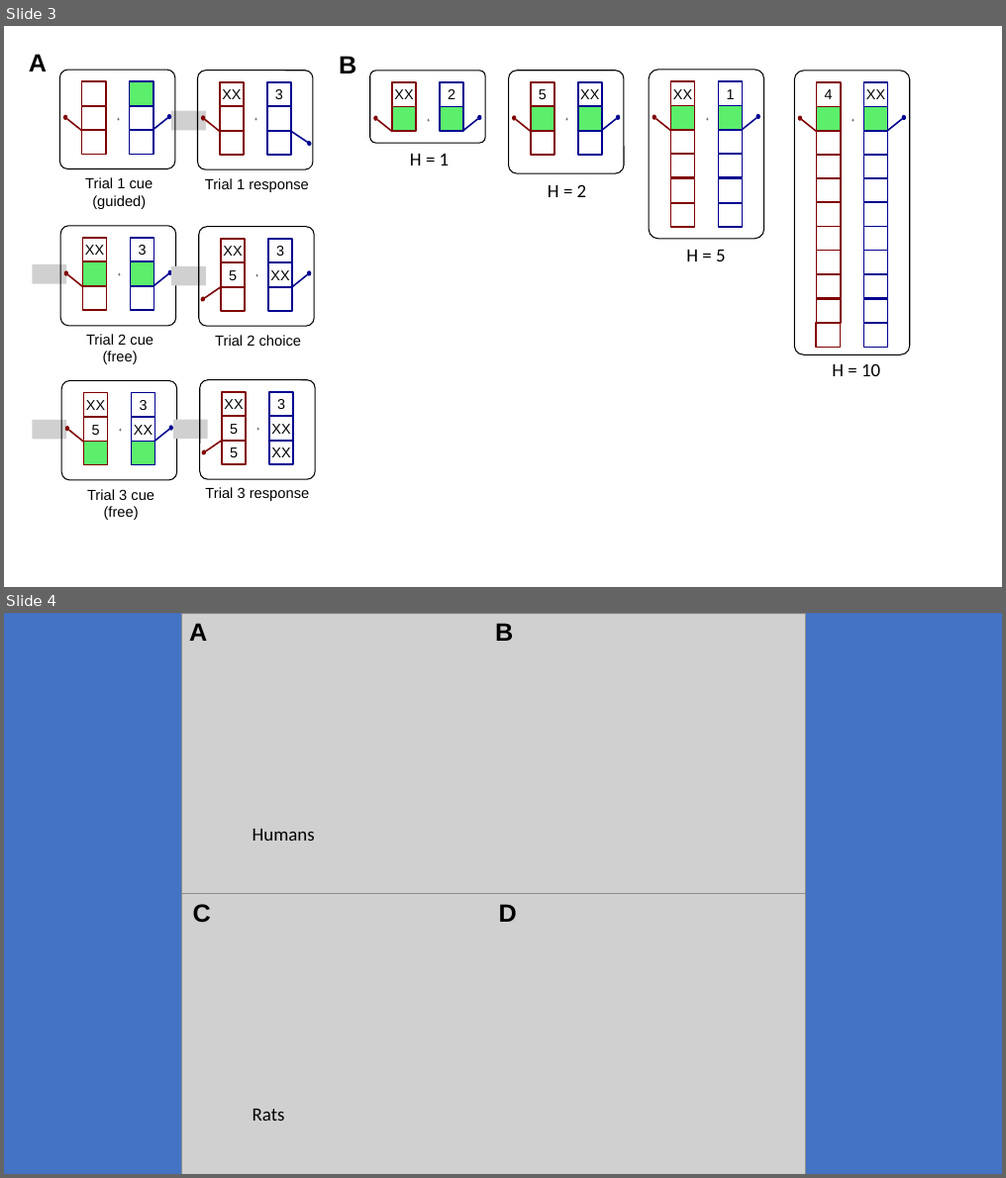
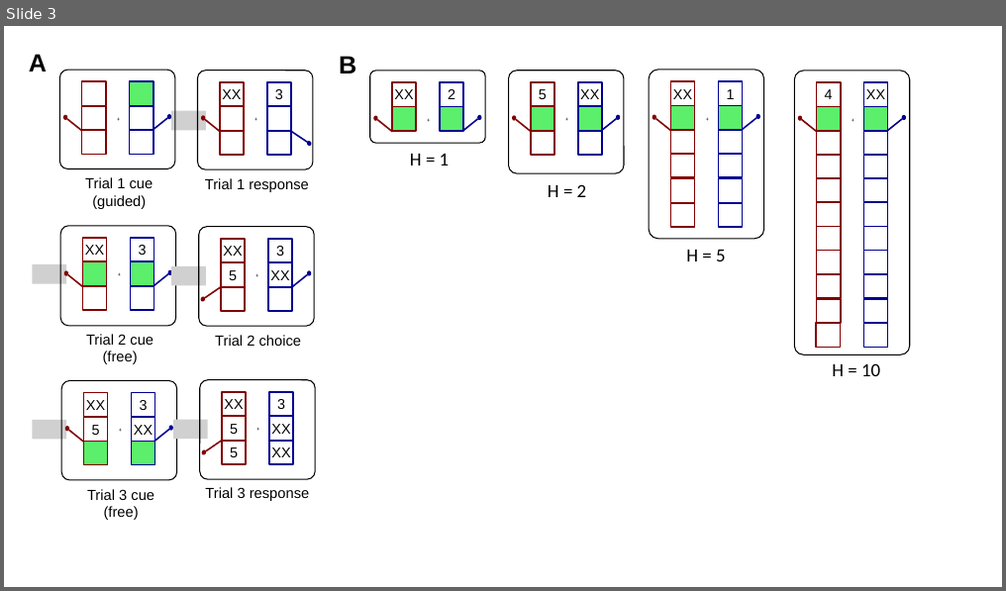
Before and after one commit to wangxsiyu/Fellous_Siyu_RatEE, a slide deck: Manuscript/figures_new_SW3-JM1-RW0.pptx. Shown one above the other, each under a label of ours: slides 3 and 4 before the commit, slide 3 after it. The pictures are 1006x1178 and 1006x591 pixels, drawn with LibreOffice and Linux fonts; fonts in the diff are those of the drawing; grey boxes stand for pictures. Boxes give left, top, right and bottom in pixels: in the first picture for what was removed or moved away, otherwise in the second. Text is boxed around its words. In the diff, an @@ line names an element or a change of style, - is before the commit and + after.

```diff
--- a/Manuscript/figures_new_SW3-JM1-RW0.pptx
+++ b/Manuscript/figures_new_SW3-JM1-RW0.pptx
@@ slide 4 removed at [4,613,1002,1174], background #4472C4 @@
@@ picture removed at [182,613,806,894] @@
@@ text removed at [189,623,207,641] @@
-A
@@ text removed at [495,623,513,641] @@
-B
@@ text removed at [252,829,315,841] @@
-Humans
@@ picture removed at [182,894,806,1174] @@
@@ text removed at [193,904,211,923] @@
-C
@@ text removed at [499,904,517,922] @@
-D
@@ text removed at [252,1109,285,1121] @@
-Rats
```
Also in this commit, not shown: 2 slides changed, 9 slides added, 8 other slides removed, 40 other files.
